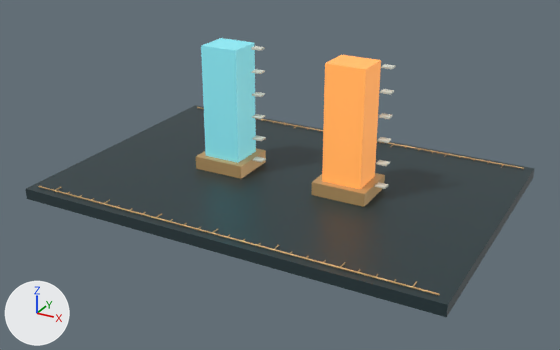
Before and after pictures for a commit that changed the glTF model cosmos-do-zero/public/models/atlas-studies/air.glb.
Both versions are drawn from a 50 mm lens placed at (5.58, -10.4, 5.22), pointed at (0.06, -0.38, 0.21). Lighting does not change. The marker at lower left points along +X, +Y and +Z. The first picture is the older version. Vertices at exactly the same position are counted once.

In view in the first picture: 'Cerâmica', 'Latão', 'Measure', 'Mesa', 'Referência ao nível do mar'.
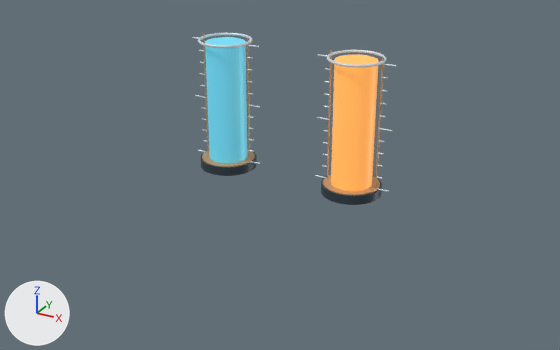
The edits, one by one:
Material 'Sinal âmbar' (mat_sinal_âmbar) is new.
Its base color is (0.97, 0.39, 0.085) (orange #fca852).
Its metallic is 0.08.
Its roughness is 0.42.
Its emission color is (0.582, 0.234, 0.051) (orange #c98540).
Its emission strength is 1.0.
Material 'Calibração em ciano' (mat_calibração_em_ciano) is new.
Its base color is (0.14, 0.62, 0.81) (cyan #69cee8).
Its metallic is 0.17.
Its roughness is 0.42.
Its emission color is (0.049, 0.217, 0.283) (cyan #3f8091).
Its emission strength is 1.0.
Material 'Escala gravada' (mat_escala_gravada) is new.
Its base color is (0.56, 0.65, 0.69) (light grey #c5d3d8).
Its metallic is 0.14.
Its roughness is 0.42.
Its emission color is (0.0896, 0.104, 0.11) (dark grey #545b5d).
Its emission strength is 1.0.
Material 'Bronze escovado' (mat_bronze_escovado) is new.
Its base color is (0.55, 0.34, 0.17) (brown #c49e73).
Its metallic is 0.32.
Its roughness is 0.42.
Its emission color is (0.022, 0.0136, 0.0068) (black #291f14).
Its emission strength is 1.0.
Material 'Anodização grafite' (mat_anodização_grafite) is new.
Its base color is (0.035, 0.058, 0.076) (dark blue #35444e).
Its metallic is 0.24.
Its roughness is 0.42.
me_cube_015 is used by ob_referência_ao_nível_do_mar; location (-1.1, 0.0, 1.17).
me_cube_015 had 8 vertices, 12 faces and spanned x -0.32..0.32, y -0.29..0.29, z -0.95..0.95.
me_cube_015 no longer uses material mat_referência (cyan #81dae5, glowing cyan #4e888f).
me_cube_015 now has 96 vertices, 188 faces and spans x -0.32..0.32, y -0.32..0.32, z -1.0..1.0.
me_cube_015 part 1: the whole mesh is rebuilt.
me_cube_015 gains material mat_calibração_em_ciano (cyan #69cee8, glowing cyan #3f8091).
me_cube_016 is used by ob_measure; location (1.1, 0.0, 1.17).
me_cube_016 had 8 vertices, 12 faces and spanned x -0.32..0.32, y -0.29..0.29, z -0.95..0.95.
me_cube_016 no longer uses material mat_emissão (orange #fda655, glowing orange #ba793c).
me_cube_016 now has 96 vertices, 188 faces and spans x -0.32..0.32, y -0.32..0.32, z -1.0..1.0.
me_cube_016 part 2: the whole mesh is rebuilt.
me_cube_016 gains material mat_sinal_âmbar (orange #fca852, glowing orange #c98540).
Mesh me_graduação is new.
It has 1680 vertices, 2832 faces and spans x -1.78..1.78, y -0.44..0.44, z 0.14..2.2.
It uses material mat_escala_gravada (light grey #c5d3d8).
Mesh me_cylinder_001 is new.
It has 240 vertices, 424 faces and spans x -0.45..2.75, y -0.45..0.45, z -0.02..2.11.
It uses material mat_bronze_escovado (brown #c49e73).
Mesh me_cylinder is new.
It consists of a 48-sided cylinder along z spanning x -0.48..0.48, y -0.48..0.48, z -0.08..0.08; a 48-sided cylinder along z spanning x 1.82..2.78, y -0.48..0.48, z -0.08..0.08.
It uses material mat_anodização_grafite (dark blue #35444e).
Object 'Mesa' (ob_mesa) is deleted.
Object 'Latão' (ob_latão) is deleted.
Object 'Cerâmica' (ob_cerâmica) is deleted.
Object 'Referência ao nível do mar' (ob_referência_ao_nível_do_mar) moves from (-1.1, 0.0, 1.17) to (-1.15, 0.0, 1.15).
Object 'Measure' (ob_measure) moves from (1.1, 0.0, 1.17) to (1.15, 0.0, 1.15).
Object 'Escala gravada' (ob_escala_gravada) is new; it shows me_graduação.
Its location is (0.0, 0.0, 0.0).
Object 'Bronze escovado' (ob_bronze_escovado) is new; it shows me_cylinder_001.
Its location is (-1.15, 0.0, 0.14).
Object 'Anodização grafite' (ob_anodização_grafite) is new; it shows me_cylinder.
Its location is (-1.15, 0.0, 0.07).

Where the change shows, as pixel boxes (x1, y1, x2, y2) in the pictures (560 x 350 px):
'Mesa', deleted
    before: (26, 105, 535, 317)
'Measure', reshaped, moved (20% narrower)
    before: (322, 55, 381, 189)
    after: (331, 55, 378, 191)
'Referência ao nível do mar', reshaped, moved (23% narrower)
    before: (201, 38, 256, 163)
    after: (205, 37, 247, 163)
'Latão', deleted
    before: (38, 107, 524, 295)
'Bronze escovado', added
    after: (202, 33, 384, 195)
'Anodização grafite', added
    after: (201, 152, 382, 205)
'Escala gravada', added
    after: (192, 33, 397, 192)
'Cerâmica', deleted
    before: (251, 46, 396, 189)
